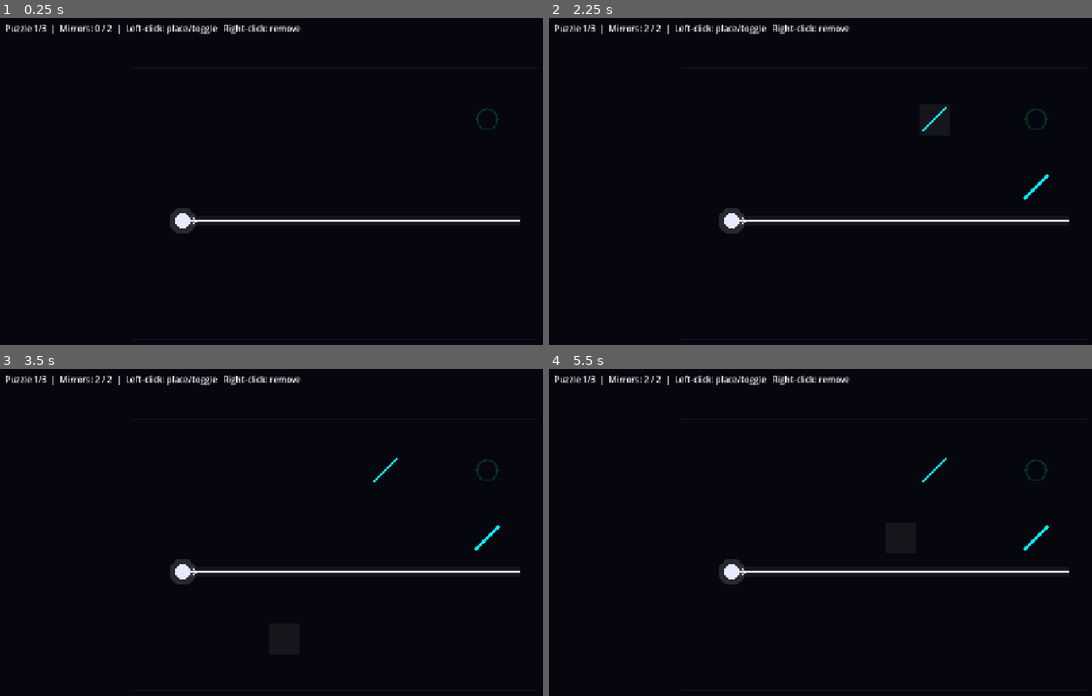
Above: before the commit, frames 1-4 (two rows, left to right).
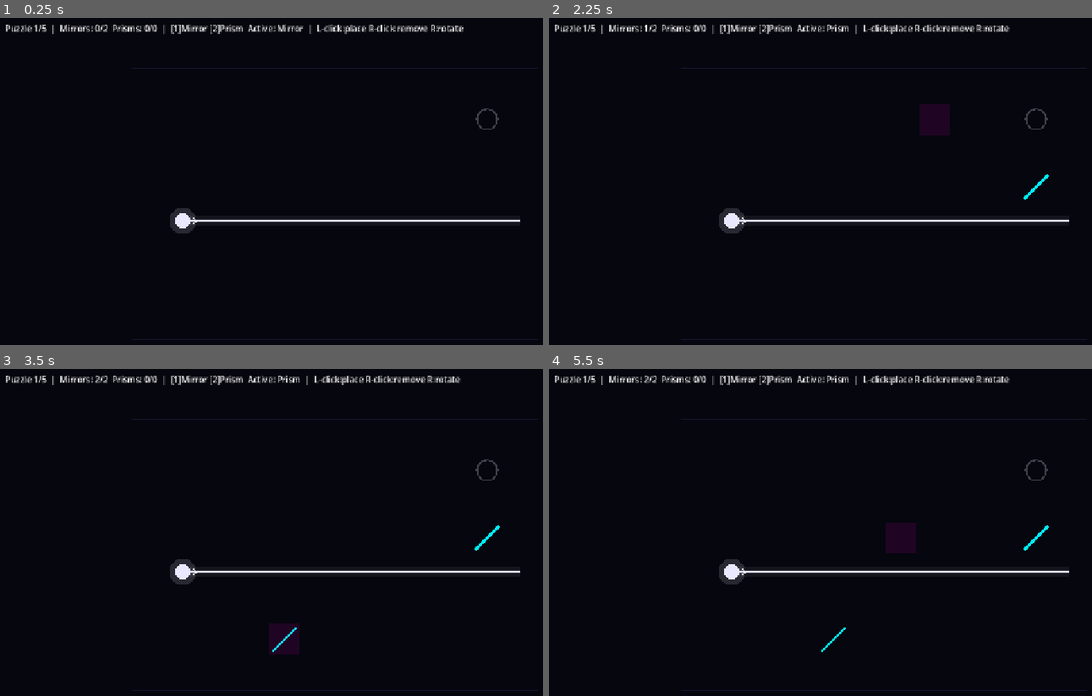
Above: after the commit, the same moments.

Repository: TheIanM/lumatical
Game: Godot game, scene res://scenes/Main.tscn
Two runs of this game, one before a commit and one after it. Both use one fixed random seed, a clock stepped at 60 frames per second and the inputs below.
Inputs (mouse positions are in pixels of both pictures, inside the frame that each line leads up to):
- Up to frame 1 (0.25 s): no input
- Up to frame 2 (2.25 s): tap Enter at 0.5, 2 s; move the mouse to (1032, 184) at 0.52 s; tap 1 at 0.6 s; click (1032, 184) at 0.67 s; tap Space at 0.77, 1.25, 1.52 s; tap 2 at 0.8, 1.35 s; move the mouse to (749, 224) at 1.27 s; click (749, 224) at 1.42 s; tap R at 1.55, 2.1 s; move the mouse to (950, 119) at 2.02 s; click (950, 119) at 2.17 s
- Up to frame 3 (3.5 s): tap 1 at 2.3, 2.85 s; tap Space at 2.75, 3.02 s; move the mouse to (298, 630) at 2.77 s; click (298, 630) at 2.92 s; tap 2 at 3.05 s
- Up to frame 4 (5.5 s): tap Enter at 3.5, 5.1 s; move the mouse to (1086, 610) at 3.52 s; tap 2 at 3.6, 5.3 s; click (1086, 610) at 3.67 s; tap Space at 3.77, 4.25, 4.52 s; tap R at 3.8, 4.35 s; move the mouse to (679, 496) at 4.27 s; click (679, 496) at 4.42 s; tap 1 at 4.55 s; move the mouse to (918, 555) at 5.02 s; click (918, 555) at 5.17 s

The runs differ from the first frame. In frame 1, 1.1% of the frame differs, in the area x 7-92%, y 2-35%; in frame 2, 1.1%; in frame 3, 1.2%, in the area x 7-92%, y 2-87%; in frame 4, 1.2%.

Commit message:
Add prisms and color splitting (Chapter II mechanics)
Implements the prism tool and RGB color system — the next Phase I
milestone from the GDD roadmap.

BeamSimulator changes:
- Refactored from single-beam tracing to a work-queue architecture so
  beam-splitting tools can spawn independent sub-beams.
- Prism tool: a white beam hitting a prism splits into three colored
  beams (green straight, red left, blue right). Orientation toggles
  which side red/blue diverge to. Colored beams pass through unaffected.
- Targets now require an exact color match to register as hit. A
  wrong-color beam is absorbed but does not activate the target.
- Added WHITE/RED/GREEN/BLUE color constants as the single source of
  truth, referenced by all other scripts.

Grid changes:
- Prism placement, rotation (R key), and removal (right-click), with
  per-puzzle prism budgets.
- Keyboard tool selection: [1] mirror, [2] prism. Hover indicator
  color-codes the active tool.
- Prism rendering as a filled triangle outline in magenta.
- Target rings now render in each target's actual color instead of
  a fixed green.

Level design:
- Two new Chapter II puzzles: "Meet the Prism" (split white into red
  and green) and "Full Spectrum" (split into RGB with mirror routing).
- Existing Chapter I puzzles updated with explicit prism_budget: 0.

Also adds task-list.md (design decisions + plan) and suggestions.md
(future improvement notes).

💘 Generated with Crush

Diff:
--- a/src/beam_simulator.gd
+++ b/src/beam_simulator.gd
@@ -4,13 +4,21 @@
 ## Standalone beam simulation engine for Lumatical.
 ##
 ## Traces light beams through a grid of optical tools, applying reflection,
-## absorption, and (future) splitting rules at each intersection. Produces
-## a list of beam segments for rendering and a set of hit targets for
-## win-condition checking.
+## refraction, absorption, and color-splitting rules at each intersection.
+## Produces a list of beam segments for rendering and a set of hit targets
+## for win-condition checking.
 ##
 ## This module has no Node dependencies — it is pure logic. It is called
 ## by the game controller, the level editor validator, and the roguelike
 ## puzzle generator, ensuring one consistent codebase for beam behavior.
+
+
+# ── Beam Colors (from the GDD neon palette) ──────────────────────────────────
+
+const WHITE := Color(0.91, 0.91, 1.0)   # #e8e8ff — full spectrum
+const RED   := Color(1.0, 0.2, 0.33)    # #ff3355
+const GREEN := Color(0.0, 1.0, 0.53)    # #00ff88
+const BLUE  := Color(0.27, 0.4, 1.0)    # #4466ff
 
 
 ## A straight segment of a beam between two grid points (in world space).
@@ -39,10 +47,14 @@
 
 ## Run the beam simulation across the entire grid.
 ##
+## Uses a work queue so that beam-splitting tools (prisms) can spawn new
+## beams that are traced independently.
+##
 ## [param grid_size] Grid dimensions in cells (width, height).
 ## [param tools] Dictionary mapping Vector2i cell positions to tool dicts.
 ##   Tool dict format:
 ##   - Mirror:  {"type": "mirror", "orientation": 0|1}  (0="/", 1="\")
+##   - Prism:   {"type": "prism", "orientation": 0|1}
 ##   - Target:  {"type": "target", "color": Color}
 ##   - Blocker: {"type": "blocker"}
 ## [param sources] Array of source dicts:
@@ -56,23 +68,38 @@
 	cell_size: float,
 ) -> SimResult:
 	var result := SimResult.new()
+	var queue: Array = []
+
 	for source in sources:
-		_trace_beam(grid_size, tools, source, cell_size, result)
+		queue.append({
+			"pos": source["pos"],
+			"direction": source["direction"],
+			"color": source["color"],
+			"intensity": source["intensity"],
+		})
+
+	while queue.size() > 0:
+		var beam: Dictionary = queue.pop_front()
+		_trace_single_beam(grid_size, tools, beam, cell_size, result, queue)
+
 	return result
 
 
-## Trace a single beam from its source through the grid.
-static func _trace_beam(
+## Trace a single beam from its starting position through the grid until it
+## exits, is absorbed, or (in the case of a prism split) hands off new beams
+## to the queue.
+static func _trace_single_beam(
 	grid_size: Vector2i,
 	tools: Dictionary,
-	source: Dictionary,
+	beam: Dictionary,
 	cell_size: float,
 	result: SimResult,
+	queue: Array,
 ) -> void:
-	var pos: Vector2i = source["pos"]
-	var direction: Vector2i = source["direction"]
-	var beam_color: Color = source["color"]
-	var intensity: float = source["intensity"]
+	var pos: Vector2i = beam["pos"]
+	var direction: Vector2i = beam["direction"]
+	var beam_color: Color = beam["color"]
+	var intensity: float = beam["intensity"]
 
 	var segment_start := pos
 	var visited := {}
@@ -108,8 +135,27 @@
 					direction = _reflect(direction, tool["orientation"])
 					pos = next_pos
 					segment_start = next_pos
+				"prism":
+					if _is_white(beam_color):
+						# White beam splits into RGB — hand off to queue
+						var orient: int = int(tool.get("orientation", 0))
+						var left_dir := _turn_left(direction)
+						var right_dir := _turn_right(direction)
+						# Orientation 0: red=left, blue=right. Orientation 1: swapped.
+						var red_dir := left_dir if orient == 0 else right_dir
+						var blue_dir := right_dir if orient == 0 else left_dir
+						queue.append({"pos": next_pos, "direction": direction, "color": GREEN, "intensity": intensity})
+						queue.append({"pos": next_pos, "direction": red_dir, "color": RED, "intensity": intensity})
+						queue.append({"pos": next_pos, "direction": blue_dir, "color": BLUE, "intensity": intensity})
+						return
+					else:
+						# Colored beam passes through unaffected
+						pos = next_pos
+						segment_start = next_pos
 				"target":
-					result.hit_targets.append(next_pos)
+					# Target absorbs the beam; only counts as hit if color matches
+					if _colors_match(beam_color, tool["color"]):
+						result.hit_targets.append(next_pos)
 					return
 				"blocker":
 					return
@@ -118,7 +164,7 @@
 		else:
 			pos = next_pos
 
-		# Guard against infinite reflection loops (two parallel mirrors)
+		# Guard against infinite reflection loops (e.g. two parallel mirrors)
 		var state_key := "%d,%d,%d,%d" % [pos.x, pos.y, direction.x, direction.y]
 		if visited.has(state_key):
 			return
@@ -134,6 +180,16 @@
 		(grid_pos.x + 0.5) * cell_size,
 		(grid_pos.y + 0.5) * cell_size,
 	)
+
+
+## Check whether a beam color is white (the full spectrum that prisms split).
+static func _is_white(c: Color) -> bool:
+	return c.is_equal_approx(WHITE)
+
+
+## Check whether two colors match for target-activation purposes.
+static func _colors_match(a: Color, b: Color) -> bool:
+	return a.is_equal_approx(b)
 
 
 ## Reflect a cardinal beam direction off a mirror.
@@ -152,3 +208,13 @@
 		if direction == Vector2i.LEFT: return Vector2i.UP
 		if direction == Vector2i.UP: return Vector2i.LEFT
 	return direction
+
+
+## Turn a cardinal direction 90 degrees counterclockwise (left).
+static func _turn_left(direction: Vector2i) -> Vector2i:
+	return Vector2i(direction.y, -direction.x)
+
+
+## Turn a cardinal direction 90 degrees clockwise (right).
+static func _turn_right(direction: Vector2i) -> Vector2i:
+	return Vector2i(-direction.y, direction.x)
--- a/src/grid.gd
+++ b/src/grid.gd
@@ -4,8 +4,8 @@
 ## Isometric grid system for Lumatical (top-down 2D prototype).
 ##
 ## Manages all cell-based game state: fixed elements (sources, targets,
-## blockers) and player-placed tools (mirrors). Handles mouse input for
-## tool placement, rotation, and removal. Draws the grid itself plus all
+## blockers) and player-placed tools (mirrors, prisms). Handles keyboard
+## and mouse input for tool placement, rotation, and removal. Draws the
 ## elements via _draw().
 
 signal tools_changed
@@ -21,9 +21,14 @@
 
 # Player-placed tools
 var mirrors: Dictionary = {}   # Vector2i -> int (0="/", 1="\")
-
-# How many mirrors the player is allowed to place
+var prisms: Dictionary = {}    # Vector2i -> int (0=default, 1=flipped)
+
+# How many of each tool the player is allowed to place
 var mirror_budget: int = 2
+var prism_budget: int = 0
+
+# Currently selected tool for placement (0=mirror, 1=prism)
+var active_tool: int = 0
 
 # Runtime — updated by the controller after simulation
 var _hit_targets: Dictionary = {}
@@ -36,9 +41,8 @@
 const C_GRID_BORDER := Color(0.1, 0.1, 0.21, 0.9)
 const C_SOURCE := Color(0.91, 0.91, 1.0)          # #e8e8ff neon white
 const C_SOURCE_GLOW := Color(0.91, 0.91, 1.0, 0.15)
-const C_TARGET := Color(0.0, 1.0, 0.53)           # #00ff88 neon green
-const C_TARGET_DIM := Color(0.0, 0.45, 0.24, 0.4)
 const C_MIRROR := Color(0.0, 0.94, 1.0)           # #00f0ff neon cyan
+const C_PRISM := Color(1.0, 0.0, 0.9)             # #ff00e5 neon magenta
 const C_BLOCKER := Color(0.18, 0.18, 0.22)
 const C_HOVER := Color(1, 1, 1, 0.06)
 
@@ -55,6 +59,7 @@
 	_draw_grid_lines()
 	_draw_blockers()
 	_draw_targets()
+	_draw_prisms()
 	_draw_mirrors()
 	_draw_sources()
 	if _hovered_cell.x >= 0:
@@ -86,7 +91,8 @@
 		var c := _cell_center(pos)
 		var hit := _hit_targets.has(pos)
 		var r := cell_size * 0.3
-		var col := C_TARGET if hit else C_TARGET_DIM
+		var base_col: Color = targets[pos]["color"]
+		var col := base_col if hit else Color(base_col.r, base_col.g, base_col.b, 0.25)
 		# Ring
 		draw_arc(c, r, 0, TAU, 36, col, 3.0)
 		# Filled dot when hit
@@ -103,6 +109,26 @@
 			draw_line(c + Vector2(-h, h), c + Vector2(h, -h), C_MIRROR, 4.0)
 		else:            # "\"
 			draw_line(c + Vector2(-h, -h), c + Vector2(h, h), C_MIRROR, 4.0)
+
+
+func _draw_prisms() -> void:
+	for pos in prisms:
+		var orient: int = int(prisms[pos])
+		var c := _cell_center(pos)
+		var s := cell_size * 0.3
+		# Triangle — the classic prism shape. Orientation flips it vertically.
+		var pts := PackedVector2Array()
+		if orient == 0:
+			pts.append(c + Vector2(0, -s))
+			pts.append(c + Vector2(-s, s))
+			pts.append(c + Vector2(s, s))
+		else:
+			pts.append(c + Vector2(0, s))
+			pts.append(c + Vector2(-s, -s))
+			pts.append(c + Vector2(s, -s))
+		draw_colored_polygon(pts, Color(C_PRISM.r, C_PRISM.g, C_PRISM.b, 0.25))
+		for i in range(3):
+			draw_line(pts[i], pts[(i + 1) % 3], C_PRISM, 2.5)
 
 
 func _draw_sources() -> void:
@@ -130,7 +156,12 @@
 		return
 	var c := _cell_center(_hovered_cell)
 	var s := cell_size * 0.92
-	draw_rect(Rect2(c.x - s / 2.0, c.y - s / 2.0, s, s), C_HOVER, true)
+	var col: Color = C_HOVER
+	if active_tool == 1:
+		col = Color(C_PRISM.r, C_PRISM.g, C_PRISM.b, 0.1)
+	else:
+		col = Color(C_MIRROR.r, C_MIRROR.g, C_MIRROR.b, 0.1)
+	draw_rect(Rect2(c.x - s / 2.0, c.y - s / 2.0, s, s), col, true)
 
 
 # ── Public API ───────────────────────────────────────────────────────────────
@@ -169,12 +200,18 @@
 			MOUSE_BUTTON_RIGHT:
 				_remove(gp)
 
-	elif event is InputEventKey and event.pressed and event.keycode == KEY_R:
-		if mirrors.has(_hovered_cell):
-			var current: int = int(mirrors[_hovered_cell])
-			mirrors[_hovered_cell] = 1 - current
-			tools_changed.emit()
-			queue_redraw()
+	elif event is InputEventKey and event.pressed:
+		match event.keycode:
+			KEY_1:
+				active_tool = 0
+				tools_changed.emit()
+				queue_redraw()
+			KEY_2:
+				active_tool = 1
+				tools_changed.emit()
+				queue_redraw()
+			KEY_R:
+				_rotate_hovered()
 
 
 func _place_or_toggle(gp: Vector2i) -> void:
@@ -182,23 +219,52 @@
 	if targets.has(gp) or blockers.has(gp) or _is_source(gp):
 		return
 
+	# If a tool is already here, toggle its orientation
 	if mirrors.has(gp):
-		# Toggle orientation
-		var current: int = int(mirrors[gp])
-		mirrors[gp] = 1 - current
-	else:
-		# Place new — check budget
+		mirrors[gp] = 1 - int(mirrors[gp])
+		tools_changed.emit()
+		queue_redraw()
+		return
+	if prisms.has(gp):
+		prisms[gp] = 1 - int(prisms[gp])
+		tools_changed.emit()
+		queue_redraw()
+		return
+
+	# Place new tool of the active type
+	if active_tool == 0:  # Mirror
 		if mirrors.size() >= mirror_budget:
 			return
 		mirrors[gp] = 0
+	elif active_tool == 1:  # Prism
+		if prisms.size() >= prism_budget:
+			return
+		prisms[gp] = 0
 
 	tools_changed.emit()
 	queue_redraw()
 
 
 func _remove(gp: Vector2i) -> void:
+	var changed := false
 	if mirrors.has(gp):
 		mirrors.erase(gp)
+		changed = true
+	if prisms.has(gp):
+		prisms.erase(gp)
+		changed = true
+	if changed:
+		tools_changed.emit()
+		queue_redraw()
+
+
+func _rotate_hovered() -> void:
+	if mirrors.has(_hovered_cell):
+		mirrors[_hovered_cell] = 1 - int(mirrors[_hovered_cell])
+		tools_changed.emit()
+		queue_redraw()
+	elif prisms.has(_hovered_cell):
+		prisms[_hovered_cell] = 1 - int(prisms[_hovered_cell])
 		tools_changed.emit()
 		queue_redraw()
 
--- a/src/main.gd
+++ b/src/main.gd
@@ -12,31 +12,62 @@
 const GRID_H := 8
 const GRID_OFFSET := Vector2(256, 104)
 
-# Neon white — the signature beam color from the GDD
-const BEAM_COLOR := Color(0.91, 0.91, 1.0)
+# Beam colors — BeamSimulator is the single source of truth
+const BEAM_COLOR := BeamSimulator.WHITE
+const C_RED   := BeamSimulator.RED
+const C_GREEN := BeamSimulator.GREEN
+const C_BLUE  := BeamSimulator.BLUE
 
 # ── Level Definitions ────────────────────────────────────────────────────────
-# Puzzle 1: One corner — learn mirrors redirect light.
-# Puzzle 2: Blocker forces a U-route — learn to route around obstacles.
-# Puzzle 3: Two corners, no blocker — plan a multi-step path.
 const LEVELS := [
+	# ── Chapter I: Mirrors ──
+	# Puzzle 1: One corner — learn mirrors redirect light.
 	{
 		"sources": [{"pos": Vector2i(1, 4), "direction": Vector2i(1, 0), "color": BEAM_COLOR, "intensity": 1.0}],
 		"targets": {Vector2i(10, 1): {"color": BEAM_COLOR}},
 		"blockers": [],
 		"mirror_budget": 2,
-	},
+		"prism_budget": 0,
+	},
+	# Puzzle 2: Blocker forces a detour — route around obstacles.
 	{
 		"sources": [{"pos": Vector2i(1, 1), "direction": Vector2i(0, 1), "color": BEAM_COLOR, "intensity": 1.0}],
 		"targets": {Vector2i(10, 6): {"color": BEAM_COLOR}},
 		"blockers": [Vector2i(1, 6)],
 		"mirror_budget": 2,
-	},
+		"prism_budget": 0,
+	},
+	# Puzzle 3: Two corners, no blocker — plan a multi-step path.
 	{
 		"sources": [{"pos": Vector2i(1, 1), "direction": Vector2i(0, 1), "color": BEAM_COLOR, "intensity": 1.0}],
 		"targets": {Vector2i(10, 1): {"color": BEAM_COLOR}},
 		"blockers": [],
 		"mirror_budget": 2,
+		"prism_budget": 0,
+	},
+	# ── Chapter II: Prisms & Color ──
+	# Puzzle 4: Meet the prism — split white into red and green, one mirror.
+	{
+		"sources": [{"pos": Vector2i(1, 4), "direction": Vector2i(1, 0), "color": BEAM_COLOR, "intensity": 1.0}],
+		"targets": {
+			Vector2i(10, 1): {"color": C_RED},
+			Vector2i(10, 4): {"color": C_GREEN},
+		},
+		"blockers": [],
+		"mirror_budget": 1,
+		"prism_budget": 1,
+	},
+	# Puzzle 5: Full spectrum — split into RGB, mirrors for red and blue.
+	{
+		"sources": [{"pos": Vector2i(1, 4), "direction": Vector2i(1, 0), "color": BEAM_COLOR, "intensity": 1.0}],
+		"targets": {
+			Vector2i(10, 1): {"color": C_RED},
+			Vector2i(10, 4): {"color": C_GREEN},
+			Vector2i(10, 7): {"color": C_BLUE},
+		},
+		"blockers": [],
+		"mirror_budget": 2,
+		"prism_budget": 1,
 	},
 ]
 
@@ -136,7 +167,9 @@
 	grid.targets = level["targets"].duplicate(true)
 	grid.blockers = level["blockers"].duplicate(true)
 	grid.mirror_budget = level["mirror_budget"]
+	grid.prism_budget = level.get("prism_budget", 0)
 	grid.mirrors.clear()
+	grid.prisms.clear()
 	grid.queue_redraw()
 
 	status_label.remove_theme_color_override("font_color")
@@ -181,6 +214,8 @@
 		d[pos] = {"type": "blocker"}
 	for pos in grid.mirrors:
 		d[pos] = {"type": "mirror", "orientation": int(grid.mirrors[pos])}
+	for pos in grid.prisms:
+		d[pos] = {"type": "prism", "orientation": int(grid.prisms[pos])}
 	return d
 
 
@@ -194,10 +229,15 @@
 func _update_status() -> void:
 	if _solved:
 		return
-	var used := grid.mirrors.size()
-	var budget: int = LEVELS[_current_level]["mirror_budget"]
-	status_label.text = "Puzzle %d/%d  |  Mirrors: %d / %d  |  Left-click: place/toggle   Right-click: remove" % [
-		_current_level + 1, LEVELS.size(), used, budget,
+	var m_used := grid.mirrors.size()
+	var m_budget: int = LEVELS[_current_level]["mirror_budget"]
+	var p_used := grid.prisms.size()
+	var p_budget: int = LEVELS[_current_level].get("prism_budget", 0)
+	var tool_name := "Mirror" if grid.active_tool == 0 else "Prism"
+	status_label.text = "Puzzle %d/%d  |  Mirrors: %d/%d  Prisms: %d/%d  |  [1]Mirror [2]Prism  Active: %s  |  L-click:place R-click:remove R:rotate" % [
+		_current_level + 1, LEVELS.size(),
+		m_used, m_budget, p_used, p_budget,
+		tool_name,
 	]
 
 
Not shown, added: suggestions.md
Not shown, added: task-list.md
